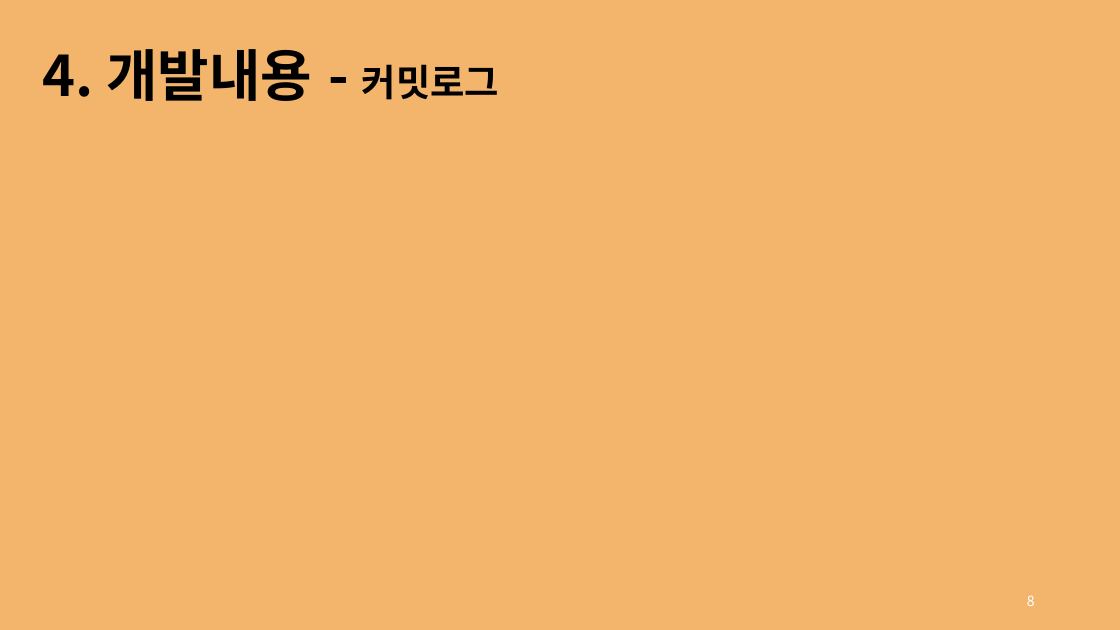
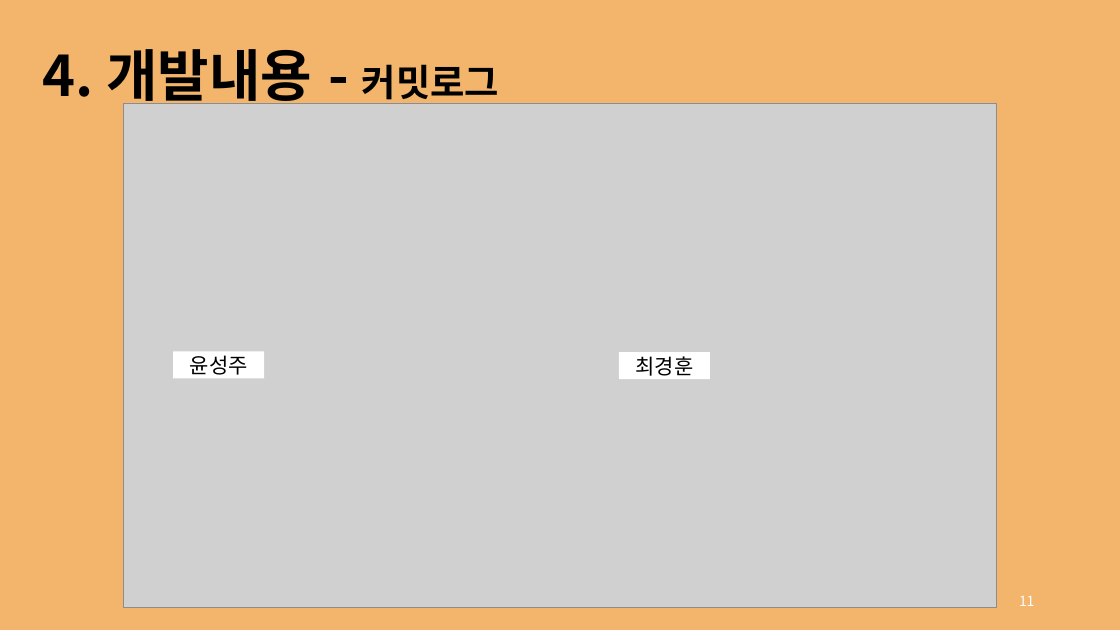
Before and after one commit to rg7155/2022_GraduationProject, a slide deck: slide 11 of 발표자료/2. 중간발표/의뢰인_윤성주, 최경훈.pptx (slide 8 before the commit). Drawn at 1120x630 pixels with LibreOffice and Linux fonts; fonts in the diff are those of the drawing; grey boxes stand for pictures. Boxes give left, top, right and bottom in pixels: in the first picture for what was removed or moved away, otherwise in the second. Text is boxed around its words. In the diff, an @@ line names an element or a change of style, - is before the commit and + after.

```diff
--- a/발표자료/2. 중간발표/의뢰인_윤성주, 최경훈.pptx
+++ b/발표자료/2. 중간발표/의뢰인_윤성주, 최경훈.pptx
@@ picture added at (124, 103, 996, 608) @@
@@ rectangle added at (173, 351, 264, 378), fill #FFFFFF, 18 pt, text #000000 @@
+윤성주
@@ rectangle added at (619, 352, 710, 379), fill #FFFFFF, 18 pt, text #000000 @@
+최경훈
@@ page number at (1019, 596, 1035, 606): text changed @@
-8
+11
```
Also in this commit, not shown: 2 other slides changed, 3 slides added, 19 other files.
